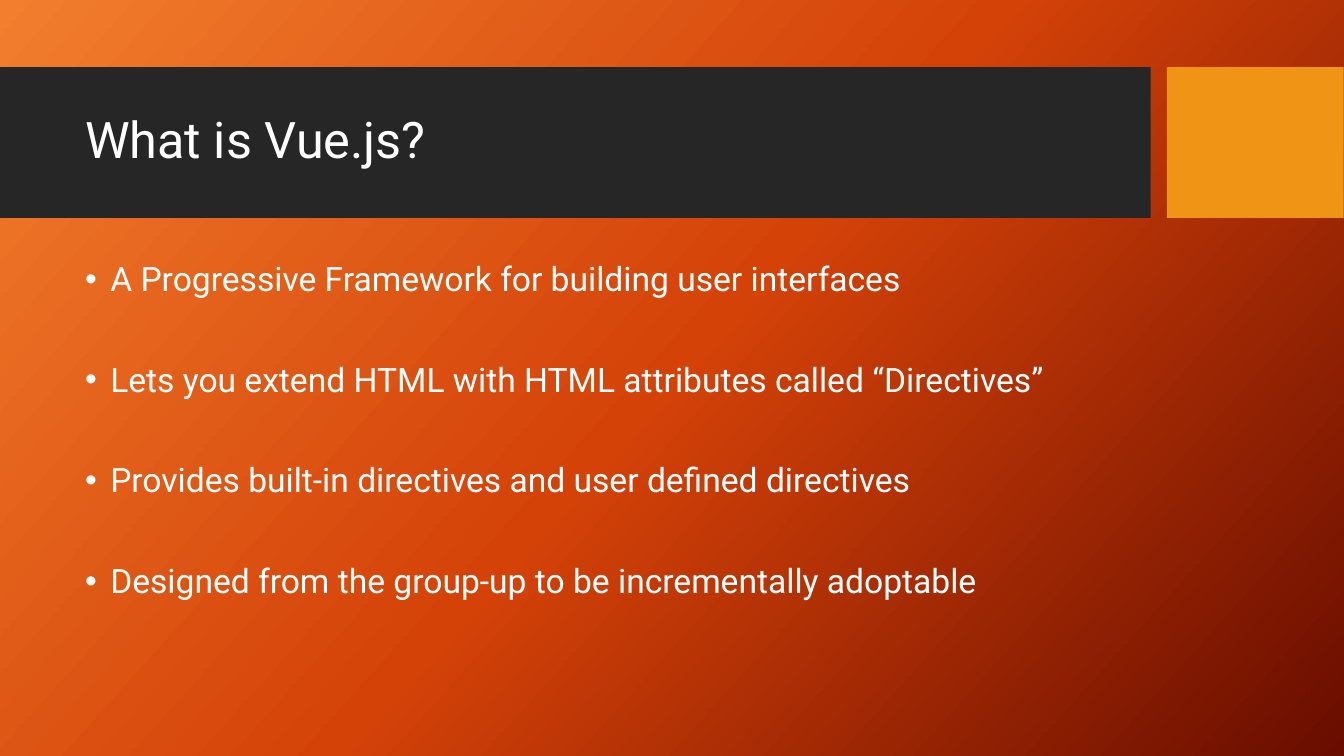
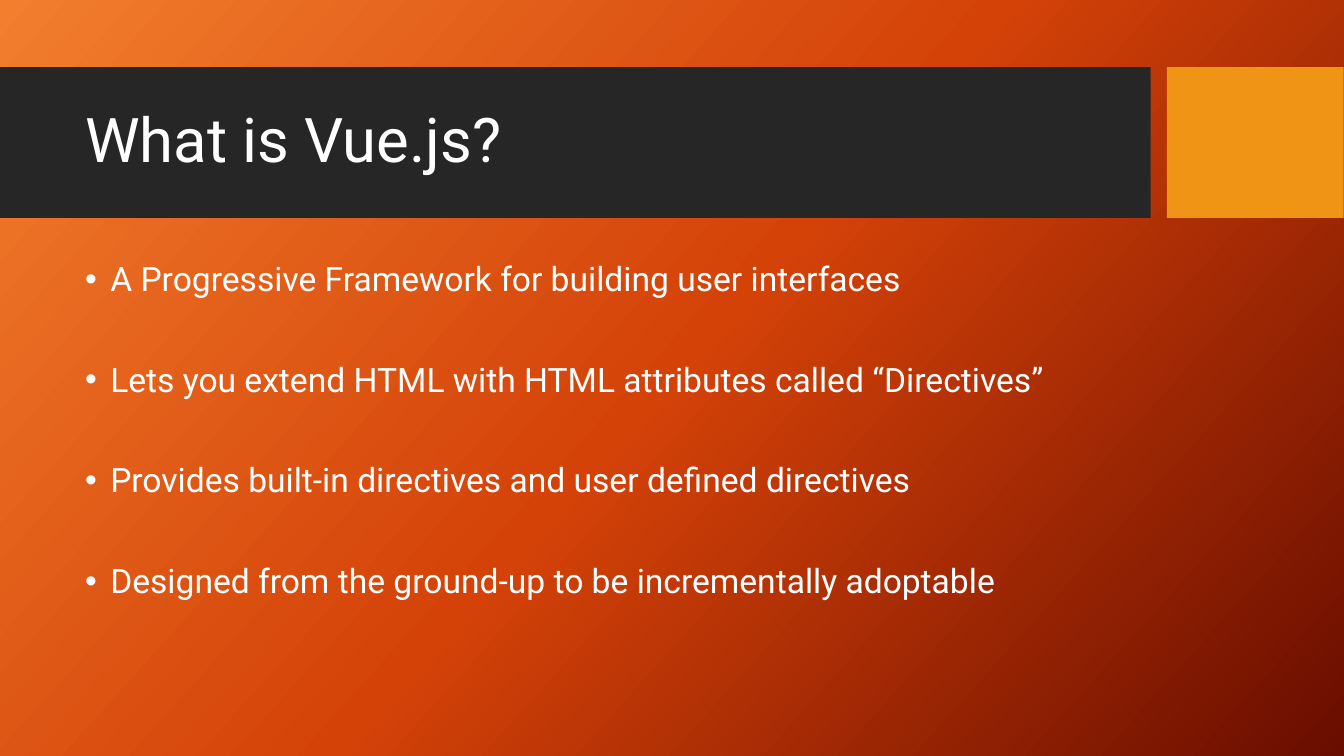
Before and after one commit to Echtniet/group-project, a slide deck: slide 3 of Vue.pptx. Drawn at 1344x756 pixels with LibreOffice and Linux fonts; fonts in the diff are those of the drawing; background and template pictures are left out. Boxes give left, top, right and bottom in pixels: in the first picture for what was removed or moved away, otherwise in the second. Text is boxed around its words. In the diff, an @@ line names an element or a change of style, - is before the commit and + after.

Commit message:
added some slides

```diff
--- a/Vue.pptx
+++ b/Vue.pptx
@@ title "What is Vue.js?" at [85, 116, 501, 175]: size 36 to 44 pt @@
@@ text at [110, 567, 995, 600]: text changed @@
-• Designed from the group-up to be incrementally adoptable
+• Designed from the ground-up to be incrementally adoptable
```
Also in this commit, not shown: 7 other slides changed, 4 slides added.
